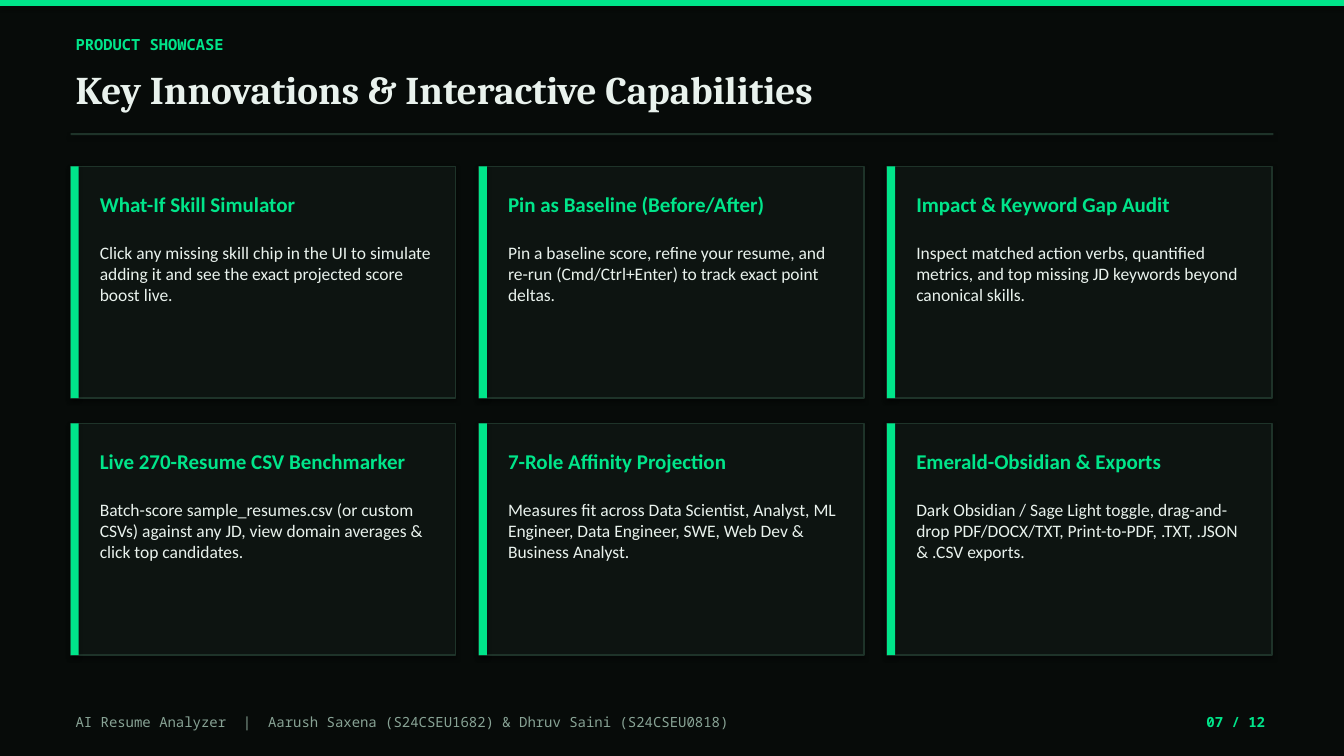
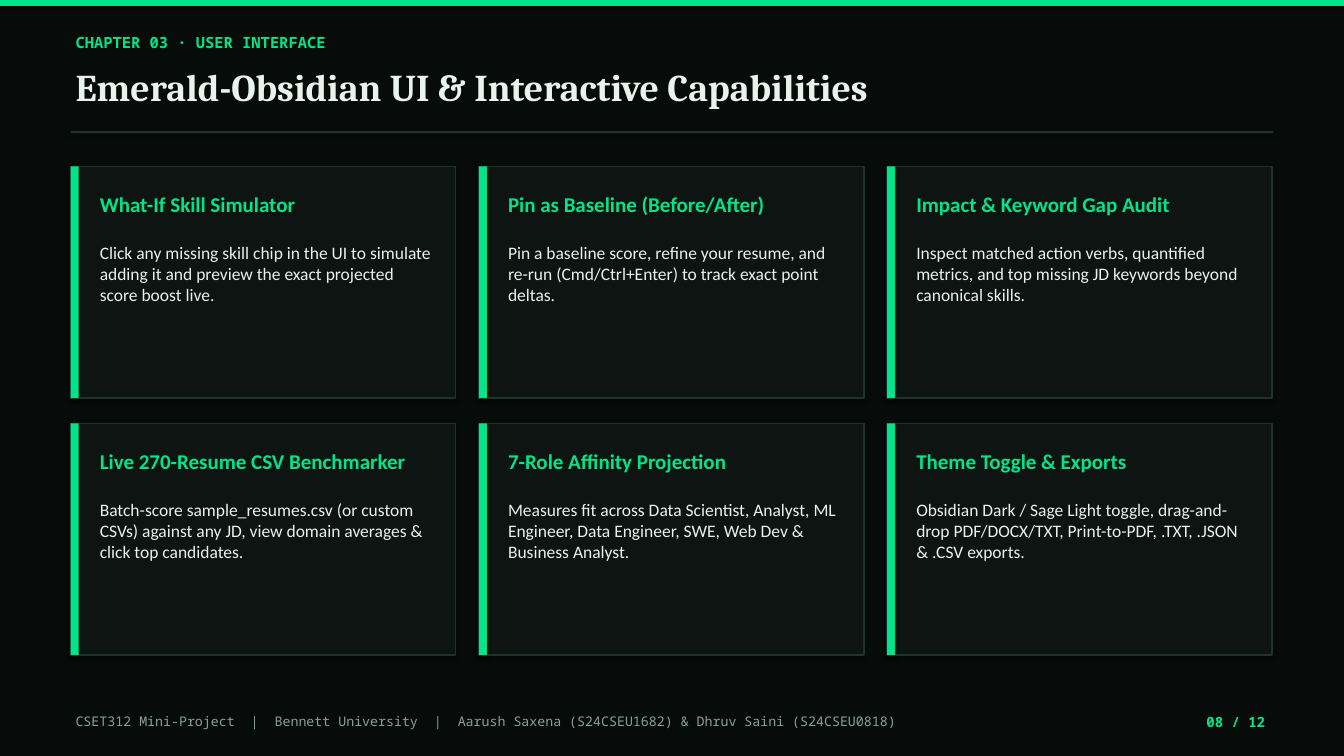
Before and after one commit to dhruvsaini-code/resume_analyzer, a slide deck: slide 8 of AI_Resume_Analyzer_Presentation.pptx (slide 7 before the commit). Drawn at 1344x756 pixels with LibreOffice and Linux fonts; fonts in the diff are those of the drawing. Boxes give left, top, right and bottom in pixels: in the first picture for what was removed or moved away, otherwise in the second. Text is boxed around its words. In the diff, an @@ line names an element or a change of style, - is before the commit and + after.

Commit message:
Update PowerPoint presentation with CSET312 alignment and embedded diagrams

```diff
--- a/AI_Resume_Analyzer_Presentation.pptx
+++ b/AI_Resume_Analyzer_Presentation.pptx
@@ text at [76,37,325,48]: text changed @@
-PRODUCT SHOWCASE
+CHAPTER 03 · USER INTERFACE
@@ text at [76,74,867,109]: text changed; size 28 to 27 pt @@
-Key Innovations & Interactive Capabilities
+Emerald-Obsidian UI & Interactive Capabilities
@@ text at [100,247,431,301]: text changed @@
-Click any missing skill chip in the UI to simulate adding it and see the exact projected score boost live.
+Click any missing skill chip in the UI to simulate adding it and preview the exact projected score boost live.
@@ text at [916,454,1126,473]: text changed @@
-Emerald-Obsidian & Exports
+Theme Toggle & Exports
@@ text at [916,504,1238,561]: text changed @@
-Dark Obsidian / Sage Light toggle, drag-and-drop PDF/DOCX/TXT, Print-to-PDF, .TXT, .JSON & .CSV exports.
+Obsidian Dark / Sage Light toggle, drag-and-drop PDF/DOCX/TXT, Print-to-PDF, .TXT, .JSON & .CSV exports.
@@ text at [76,716,896,729]: text changed; size 10 to 9.5 pt @@
-AI Resume Analyzer | Aarush Saxena (S24CSEU1682) & Dhruv Saini (S24CSEU0818)
+CSET312 Mini-Project | Bennett University | Aarush Saxena (S24CSEU1682) & Dhruv Saini (S24CSEU0818)
@@ text at [1206,717,1265,727]: text changed @@
-07 / 12
+08 / 12
```
Also in this commit, not shown: 10 other slides changed, 1 slide added, 1 slide removed.
